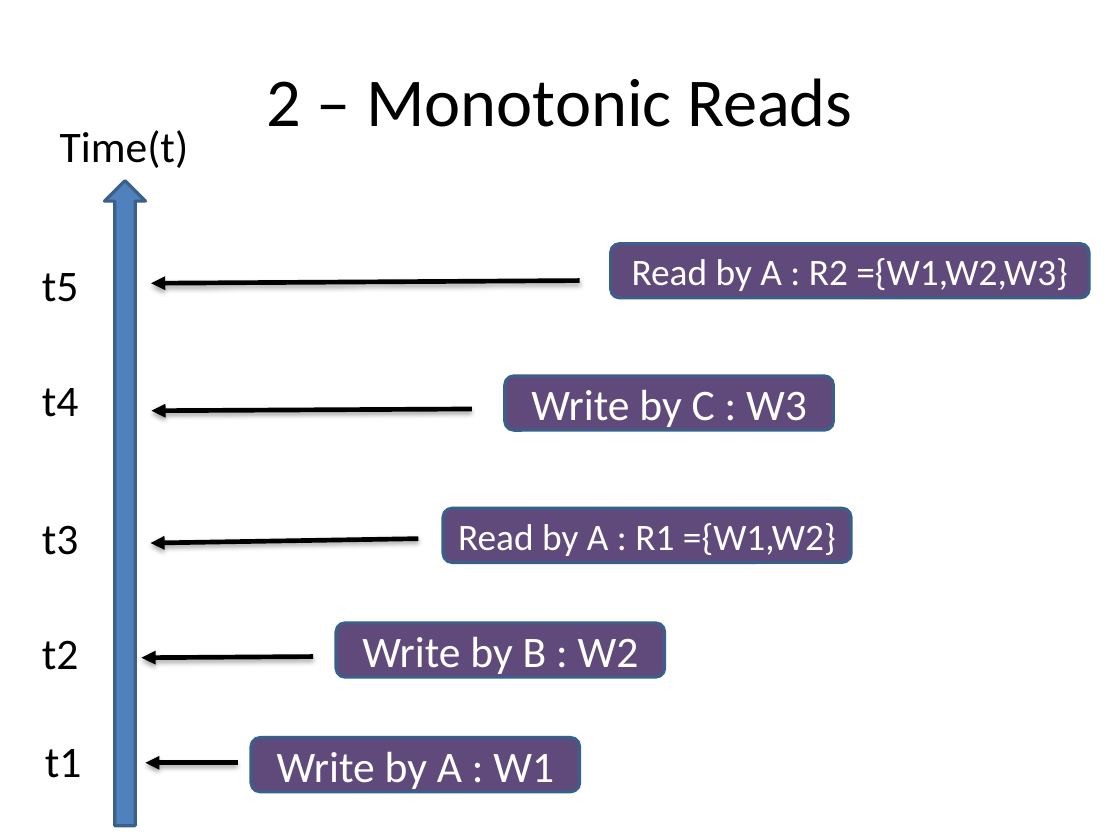
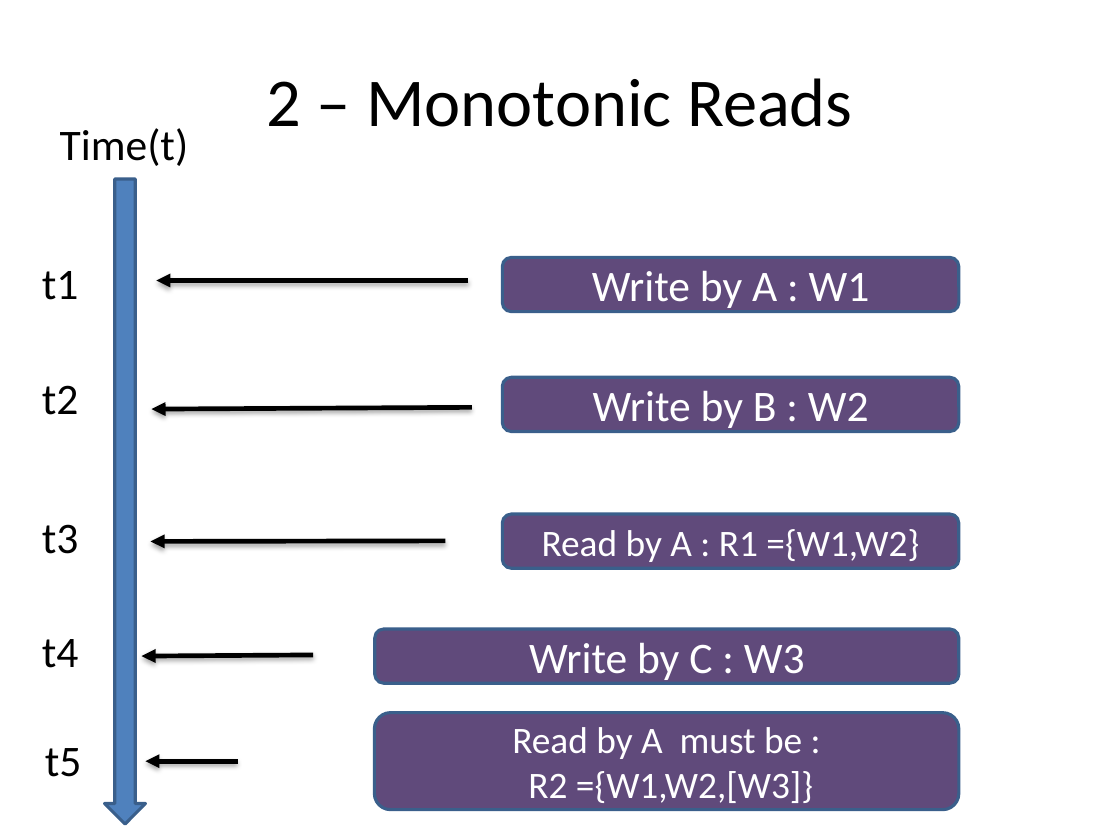
Before and after one commit to balidani/bomberman, a slide deck: slide 12 of presentation/slides_daniel.pptx. Drawn at 1120x840 pixels with LibreOffice and Linux fonts; fonts in the diff are those of the drawing. Boxes give left, top, right and bottom in pixels: in the first picture for what was removed or moved away, otherwise in the second. Text is boxed around its words. In the diff, an @@ line names an element or a change of style, - is before the commit and + after.

Commit message:
Filled the TODOs, diagram corretions
I filled the TODO bookmarks that I've seen. Also changed the arrow
directions with the common representation of notation of time for
computer science(arrow extends either right or down). Added existing
systems slide, I don't think I can add any more for the subtopic.

```diff
--- a/presentation/slides_daniel.pptx
+++ b/presentation/slides_daniel.pptx
@@ right arrow at (x1=105, y1=180, x2=146, y2=825): rotation 270 to 90 degrees @@
@@ rounded rectangle "Write by A : W1" resized from (x1=251, y1=737, x2=579, y2=791) to (x1=503, y1=258, x2=960, y2=311) @@
@@ text at (x1=42, y1=271, x2=79, y2=300): text changed @@
-t5
+t1
@@ arrow moved from (580, 281) - (151, 283) to (468, 280) - (157, 280) @@
@@ text at (x1=42, y1=385, x2=79, y2=415): text changed @@
-t4
+t2
@@ rounded rectangle "Write by B : W2" resized from (x1=336, y1=623, x2=664, y2=676) to (x1=503, y1=377, x2=960, y2=431) @@
@@ rounded rectangle "Read by A : R1 ..." resized from (x1=444, y1=508, x2=851, y2=562) to (x1=503, y1=514, x2=960, y2=568) @@
@@ arrow moved from (418, 539) - (150, 543) to (446, 541) - (150, 541) @@
@@ rounded rectangle "Write by C : W3" resized from (x1=505, y1=376, x2=833, y2=430) to (x1=375, y1=629, x2=959, y2=683) @@
@@ text at (x1=42, y1=639, x2=79, y2=668): text changed @@
-t2
+t4
@@ rounded rectangle "Read by A must be ..." resized from (x1=610, y1=244, x2=1089, y2=298) to (x1=374, y1=712, x2=959, y2=810) @@
@@ text at (x1=45, y1=748, x2=82, y2=777): text changed @@
-t1
+t5
@@ text in rounded rectangle at (x1=512, y1=727, x2=813, y2=803): text changed @@
-Read by A : R2 ={W1,W2,W3}
+Read by A must be :
+R2 ={W1,W2,[W3]}
```
Also in this commit, not shown: 6 other slides changed.
